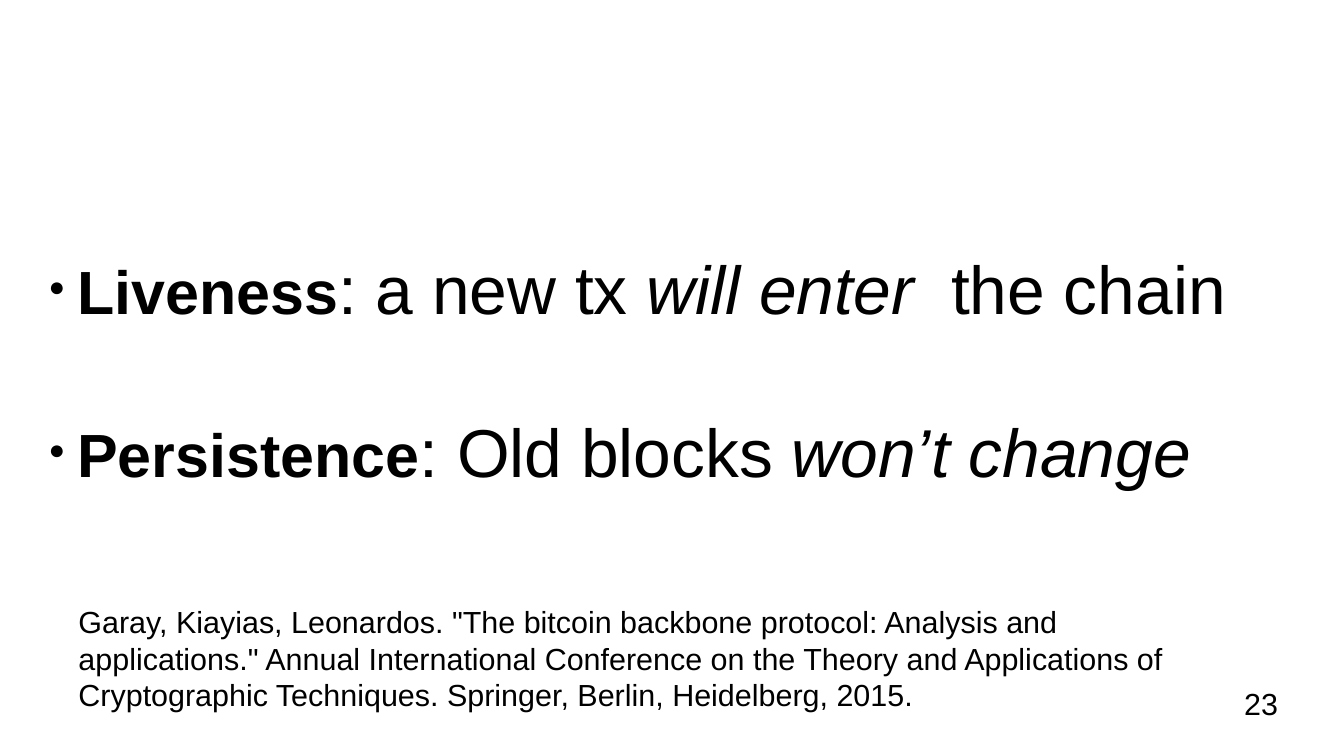
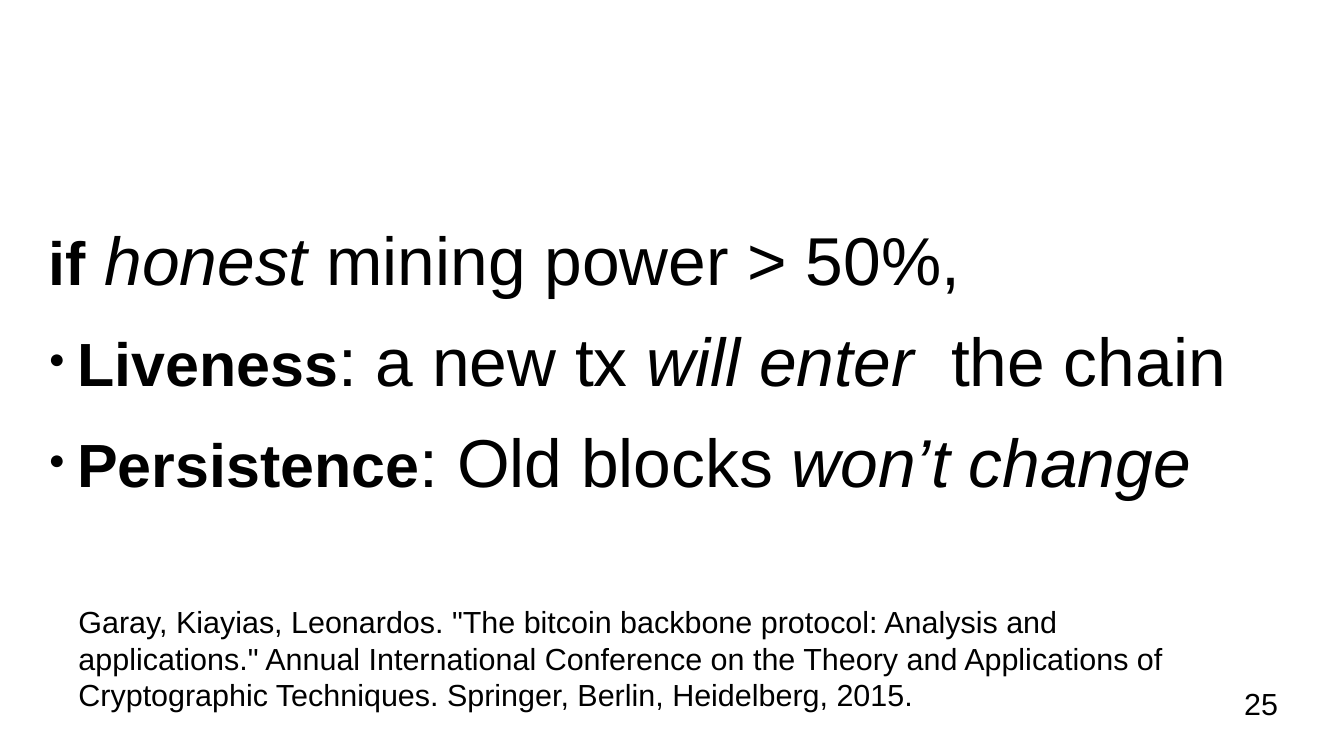
Before and after one commit to OrfeasLitos/blockchain_slides, a slide deck: slide 25 of presentation.odp (slide 23 before the commit). Drawn at 1344x756 pixels with LibreOffice and Linux fonts; fonts in the diff are those of the drawing; background and template pictures are left out. Boxes give left, top, right and bottom in pixels: in the first picture for what was removed or moved away, otherwise in the second. Text is boxed around its words. In the diff, an @@ line names an element or a change of style, - is before the commit and + after.

Commit message:
Add draft hash and pow, mention honest majority

```diff
--- a/presentation.odp
+++ b/presentation.odp
@@ text "if honest mining power > ...": place and size @@
-text "if honest mining power > ..." at box(77, 265, 1226, 490)
+text "if honest mining power > ..." at box(49, 236, 1226, 500)
@@ text at box(49, 236, 960, 298): paragraph added @@
+if honest mining power > 50%,
@@ text at box(77, 337, 1226, 500): more space between paragraphs @@
@@ page number at box(1244, 693, 1278, 716): text changed @@
-23
+25
```
Also in this commit, not shown: 2 slides added.
